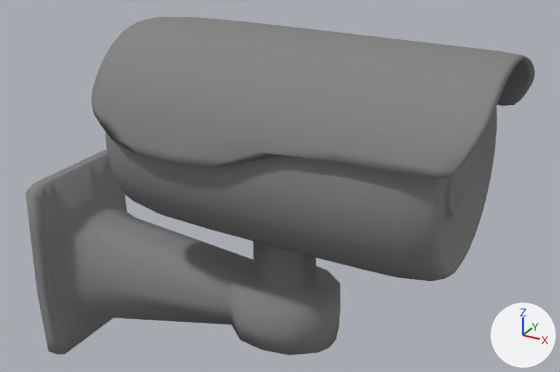
A saved change to the Blender file Content/Models/Camera.blend.
The view is the same before and after, from a 50 mm lens placed at (46.9, -46.9, 34.3), pointed at (20.0, 2.0, 9.8). Arrows for +X, +Y and +Z are at lower right; the lights stay in place.
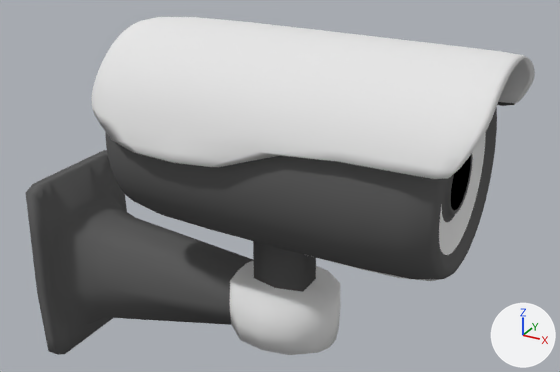
Where the change shows, as pixel boxes (x1, y1, x2, y2) in the pictures (560 x 372 px):
part 1 of me_cube_001, recoloured (grey to black)
    both: (397, 102, 514, 279)
part 2 of me_cube_001, recoloured
    both: (105, 133, 157, 213)
part 3 of me_cube_001, recoloured
    both: (261, 156, 410, 279)
part 4 of me_cube_001, recoloured (grey to black)
    both: (129, 150, 283, 249)
part 5 of me_cube_001, recoloured (grey to white)
    both: (91, 17, 535, 281)
part 6 of me_cube_001, recoloured (grey to black)
    both: (451, 155, 471, 211)
part 7 of me_cube, recoloured (grey to black)
    both: (37, 286, 113, 355)
part 8 of me_cube, recoloured
    both: (26, 150, 135, 295)
part 9 of me_cube, recoloured
    both: (95, 218, 253, 325)
part 10 of me_cube, recoloured (grey to black)
    both: (253, 241, 316, 292)
part 11 of me_cube, recoloured
    both: (230, 261, 341, 355)

What changed in the scene script:
```text
Add mat_cameramaterialmain:
    mat_cameramaterialmain = diffuse_material('CameraMaterialMain')
    mat_cameramaterialmain.base_color = (0.124, 0.124, 0.124)  # dark grey #636363
Add mat_cameramaterialsecond:
    mat_cameramaterialsecond = diffuse_material('CameraMaterialSecond')
    mat_cameramaterialsecond.base_color = (0.8, 0.8, 0.8)  # white #e7e7e7
Add mat_cameralentille:
    mat_cameralentille = diffuse_material('CameraLentille')
    mat_cameralentille.base_color = (0.0, 0.0, 0.0)  # black #000000
Change me_cube_001:
    where me_cube_001.from_pydata(...)  # 608 vertices, 578 faces; spans x -1.97..2.08, y -1.23..1.2, z -0.9..1.47
    used by ob_cube_001; location = (22.76, 0.0, 12.3); scale = (7.14, 7.14, 7.14)
    me_cube_001 part 1: 171 of the faces centred in x 1.63..1.77, y -0.96..1.06, z -0.66..1.35 switch from mat_material (grey #888888) to mat_cameramaterialmain (dark grey #636363)
    me_cube_001 part 2: 75 of the faces centred in x -1.88..-1.65, y -0.98..0.95, z -0.68..1.35 switch from mat_material (grey #888888) to mat_cameramaterialmain (dark grey #636363)
    me_cube_001 part 3: 23 of the faces centred in x 0.94, y -1.05..1.06, z -0.72..0.87 switch from mat_material (grey #888888) to mat_cameramaterialmain (dark grey #636363)
    me_cube_001 part 4: 22 of the faces centred in x -0.72, y -1.05..1.02, z -0.72..0.87 switch from mat_material (grey #888888) to mat_cameramaterialmain (dark grey #636363)
    me_cube_001 part 5: 158 of the faces centred in x -1.97..2.08, y -1.18..1.15, z -0.89..1.45 switch from mat_material (grey #888888) to mat_cameramaterialsecond (white #e7e7e7)
    me_cube_001 part 6: 129 of the faces centred in x 1.67..1.72, y -0.3..0.27, z -0.01..0.56 switch from mat_material (grey #888888) to mat_cameralentille (black #000000)
Change me_cube:
    where me_cube.from_pydata(...)  # 156 vertices, 154 faces; spans x 0.0..3.63, y -0.8..0.8, z -1.21..1.22
    used by ob_cube; location = (-0.1, 0.0, 0.09); scale = (7.14, 7.14, 7.14)
    me_cube part 7: all 46 faces centred in x 0.0..0.56, y -0.79..0.79, z -1.21..-0.44 switch from mat_material (grey #888888) to mat_cameramaterialmain (dark grey #636363)
    me_cube part 8: all 46 faces centred in x 0.0..0.56, y -0.79..0.79, z 0.12..1.15 switch from mat_material (grey #888888) to mat_cameramaterialmain (dark grey #636363)
    me_cube part 9: all 10 faces centred in x 1.56, y -0.34..0.34, z -0.48..0.45 switch from mat_material (grey #888888) to mat_cameramaterialmain (dark grey #636363)
    me_cube part 10: all 6 faces centred in x 2.72..3.33, y -0.19..0.19, z 0.81 switch from mat_material (grey #888888) to mat_cameramaterialmain (dark grey #636363)
    me_cube part 11: all 44 faces centred in x 2.6..3.63, y -0.52..0.52, z -0.26..0.4 switch from mat_material (grey #888888) to mat_cameramaterialsecond (white #e7e7e7)
```
